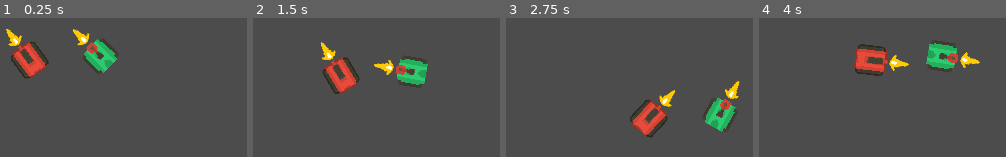
Above: before the commit, frames 1-4 (left to right).
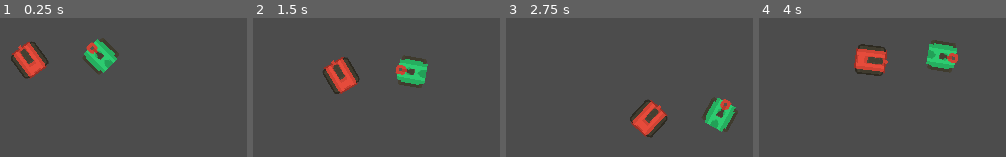
Above: after the commit, the same moments.

Repository: RuanSR/rogue-tank-game
Game: Godot game, scene res://src/Levels/TestLevel/View/TestArea.tscn
Two runs of this game, one before a commit and one after it. Both use one fixed random seed, a clock stepped at 60 frames per second and the inputs below. The engine's default icon, where the game draws it, is replaced by a stand-in: a white triangle on a blue panel in a dark square.
Inputs (mouse positions are in pixels of both pictures, inside the frame that each line leads up to):
- Up to frame 1 (0.25 s): no input
- Up to frame 2 (1.5 s): tap Enter at 0.5 s; move the mouse to (outside the picture) at 0.52 s; hold Right (ui_right) 0.53-1.28 s; move the mouse to (329, 56) at 1.27 s; hold Down (ui_down) from 1.28 s (still down)
- Up to frame 3 (2.75 s): move the mouse to (outside the picture) at 2.02 s; release Down (ui_down) at 2.03 s; hold Right (ui_right) from 2.03 s (still down)
- Up to frame 4 (4 s): move the mouse to (956, 127) at 2.77 s; release Right (ui_right) at 2.78 s; hold Up (ui_up) 2.78-3.53 s; move the mouse to (outside the picture) at 3.52 s; hold Left (ui_left) from 3.53 s (still down)

The runs differ from the first frame. In frame 1, 0.9% of the frame differs, in the area x 2-37%, y 7-21%; in frame 2, 0.9%; in frame 3, 0.9%; in frame 4, 0.9%.

Commit message:
chore: Remove codigo para definicao de pre-configuracao de nodes

Diff:
--- a/src/Levels/TestLevel/View/TestArea.tscn
+++ b/src/Levels/TestLevel/View/TestArea.tscn
@@ -22,6 +22,9 @@
 [node name="TankBarrelSprite" parent="Tank/TankBarrelNode2D" index="2"]
 texture = ExtResource( 4 )
 
+[node name="BulletShotSprite" parent="Tank/TankBarrelNode2D" index="3"]
+position = Vector2( 37, 0 )
+
 [node name="PlayerTank" parent="." instance=ExtResource( 1 )]
 position = Vector2( 246.467, 333.52 )
 rotation = -131.854
@@ -39,5 +42,8 @@
 [node name="TankBarrelSprite" parent="PlayerTank/TankBarrelNode2D" index="2"]
 texture = ExtResource( 3 )
 
+[node name="BulletShotSprite" parent="PlayerTank/TankBarrelNode2D" index="3"]
+position = Vector2( 37, 0 )
+
 [editable path="Tank"]
 [editable path="PlayerTank"]
--- a/src/Modules/PlayerTank/Model/tank_bullet_model.gd
+++ b/src/Modules/PlayerTank/Model/tank_bullet_model.gd
@@ -1,6 +1,6 @@
 class_name TankBulletModel
 
-const bullet_velocity: int = 250
+const bullet_velocity: int = 400
 var bullet_direction: Vector2 = Vector2(0, -1) setget set_bullet_direction
 
 var bullet_collision_shape: CollisionShape2D
--- a/src/Modules/PlayerTank/Presenter/player_tank_presenter.gd
+++ b/src/Modules/PlayerTank/Presenter/player_tank_presenter.gd
@@ -46,8 +46,6 @@
 
 	_model.bullet_shot_animation_player.play("on_fire")
 
-func set_node_config() -> void:
-
 	_model.tank_body_sprite.set_rotation_degrees(_common.DEFAULT_ROTATION_DEGREES)
 	_model.tank_barrel_sprite.set_rotation_degrees(_common.DEFAULT_ROTATION_DEGREES)
 	_model.bullet_muzzle_position.set_position(Vector2(30, 0))
--- a/src/Modules/PlayerTank/Presenter/tank_bullet_presenter.gd
+++ b/src/Modules/PlayerTank/Presenter/tank_bullet_presenter.gd
@@ -15,7 +15,3 @@
 
 func add_in_group_list(group_name: String):
 	_view.add_to_group(group_name)
-
-func set_node_config() -> void:
-	_model.bullet_collision_shape.set_rotation_degrees(_common.DEFAULT_ROTATION_DEGREES)
-	_model.bullet_sprite.set_rotation_degrees(_common.DEFAULT_ROTATION_DEGREES)
--- a/src/Modules/PlayerTank/View/PlayerTank.tscn
+++ b/src/Modules/PlayerTank/View/PlayerTank.tscn
@@ -10,42 +10,6 @@
 
 [sub_resource type="Animation" id=1]
 length = 0.4
-tracks/0/type = "value"
-tracks/0/path = NodePath("BulletShotSprite:texture")
-tracks/0/interp = 1
-tracks/0/loop_wrap = true
-tracks/0/imported = false
-tracks/0/enabled = true
-tracks/0/keys = {
-"times": PoolRealArray( 0 ),
-"transitions": PoolRealArray( 1 ),
-"update": 0,
-"values": [ ExtResource( 4 ) ]
-}
-tracks/1/type = "value"
-tracks/1/path = NodePath("BulletShotSprite:position")
-tracks/1/interp = 1
-tracks/1/loop_wrap = true
-tracks/1/imported = false
-tracks/1/enabled = true
-tracks/1/keys = {
-"times": PoolRealArray( 0 ),
-"transitions": PoolRealArray( 1 ),
-"update": 0,
-"values": [ Vector2( 0, -36 ) ]
-}
-tracks/2/type = "value"
-tracks/2/path = NodePath("BulletShotSprite:visible")
-tracks/2/interp = 1
-tracks/2/loop_wrap = true
-tracks/2/imported = false
-tracks/2/enabled = true
-tracks/2/keys = {
-"times": PoolRealArray( 0 ),
-"transitions": PoolRealArray( 1 ),
-"update": 0,
-"values": [ true ]
-}
 
 [sub_resource type="Animation" id=2]
 resource_name = "on_fire"
@@ -88,7 +52,6 @@
 }
 
 [node name="PlayerTank" type="KinematicBody2D"]
-rotation = -134.129
 script = ExtResource( 2 )
 
 [node name="TankBodySkinManager" parent="." instance=ExtResource( 7 )]
@@ -114,10 +77,11 @@
 offset = Vector2( 0, -9 )
 
 [node name="BulletShotSprite" type="Sprite" parent="TankBarrelNode2D"]
-position = Vector2( 0, -36 )
+visible = false
+position = Vector2( 42, 0 )
 rotation = -1.5708
 z_index = 10
-texture = ExtResource( 4 )
+texture = ExtResource( 5 )
 
 [node name="BulletShotAnimationPlayer" type="AnimationPlayer" parent="TankBarrelNode2D"]
 playback_speed = 2.0
--- a/src/Modules/PlayerTank/View/TankBullet.tscn
+++ b/src/Modules/PlayerTank/View/TankBullet.tscn
@@ -34,6 +34,7 @@
 script = ExtResource( 2 )
 
 [node name="BulletCollisionShape2D" type="CollisionShape2D" parent="."]
+rotation = 1.5708
 shape = SubResource( 1 )
 
 [node name="BulletParticles2D" type="Particles2D" parent="."]
@@ -45,6 +46,7 @@
 texture = ExtResource( 3 )
 
 [node name="BulletSprite2D" type="Sprite" parent="."]
+rotation = 1.5708
 texture = ExtResource( 1 )
 
 [node name="BulletVisibilityNotifier2D" type="VisibilityNotifier2D" parent="."]
--- a/src/Modules/PlayerTank/View/player_tank_view.gd
+++ b/src/Modules/PlayerTank/View/player_tank_view.gd
@@ -18,7 +18,6 @@
 func _ready():
 
 	_presenter = PlayerPresenter.new(self)
-	_presenter.set_node_config()
 
 	load_selected_texture()
 
--- a/src/Modules/PlayerTank/View/tank_bullet_view.gd
+++ b/src/Modules/PlayerTank/View/tank_bullet_view.gd
@@ -13,7 +13,6 @@
 	_presenter = TankBulletPresenter.new(self, self.bullet_direction)
 
 	_presenter.add_in_group_list(_common_player.Barrel_Bullet_State_Group.CANNON_BULLETS+parent_reference)
-	_presenter.set_node_config()
 
 func _process(delta: float) -> void:
 	_presenter.on_fire()
